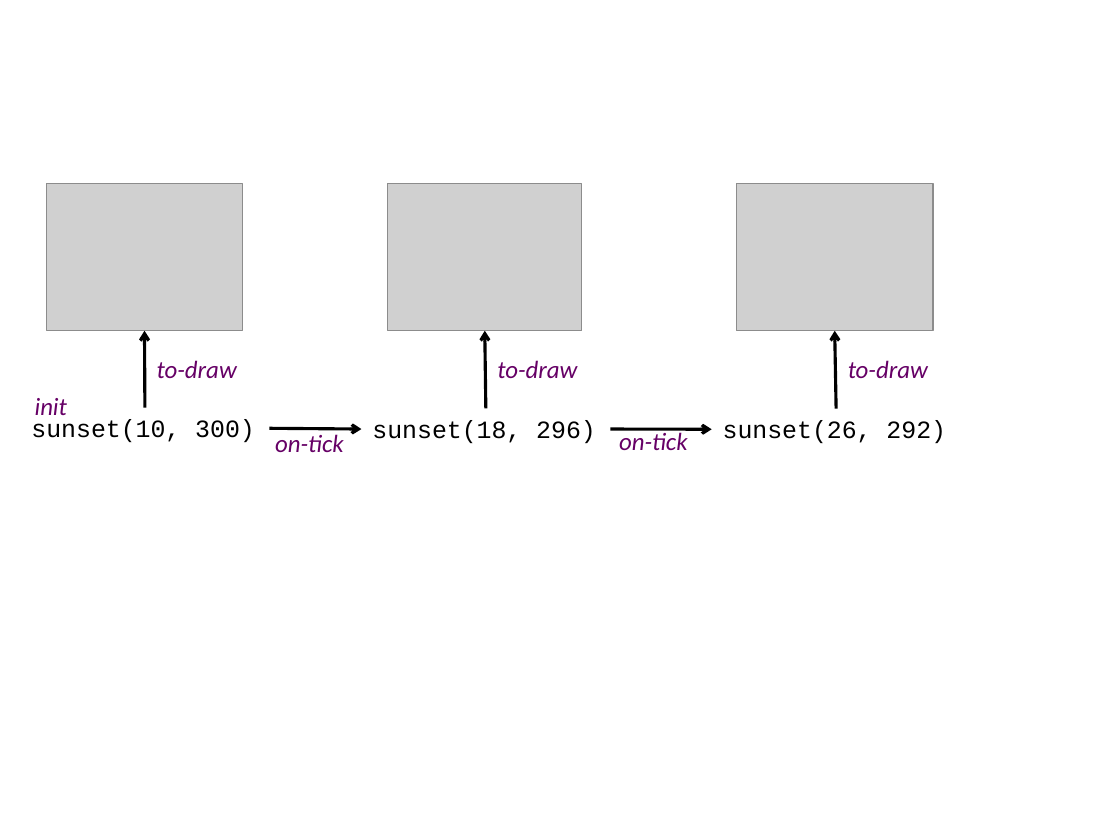
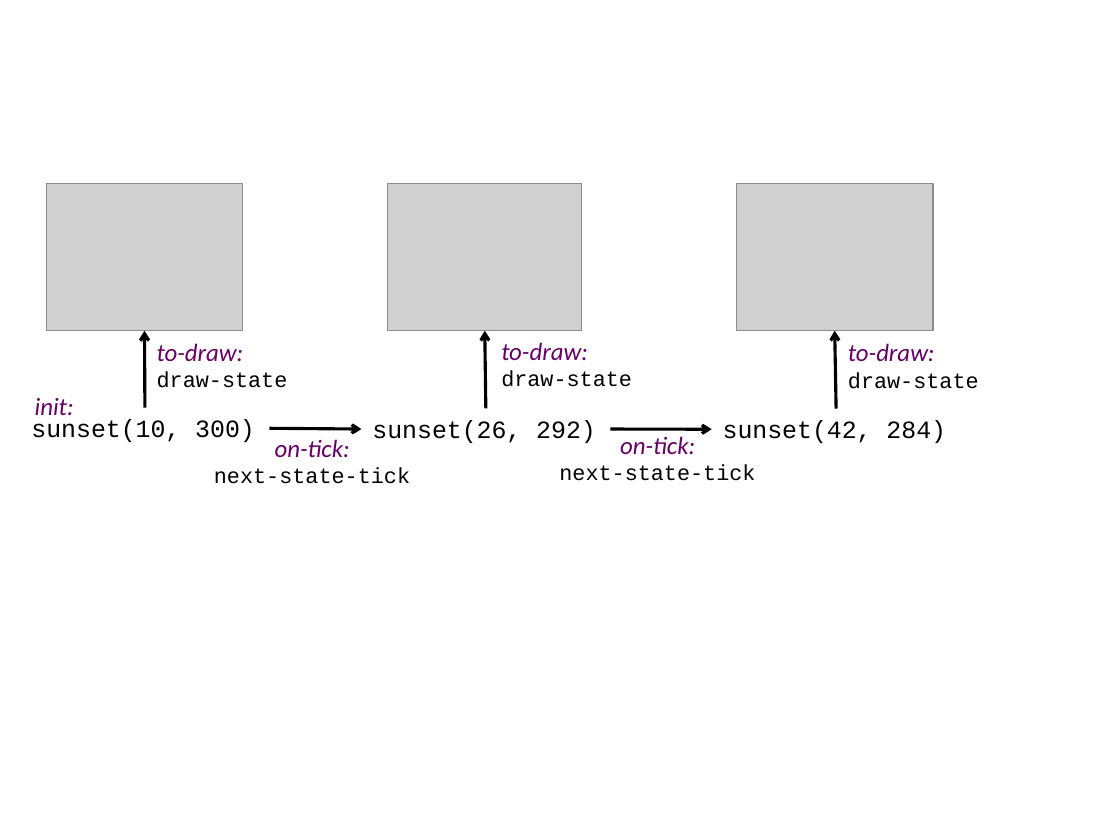
Before and after one commit to bootstrapworld/curr, a slide deck: slide 1 of courses/bs2/units/unit3/world-model-source.pptx. Drawn at 1120x840 pixels with LibreOffice and Linux fonts; fonts in the diff are those of the drawing; grey boxes stand for pictures. Boxes give left, top, right and bottom in pixels: in the first picture for what was removed or moved away, otherwise in the second. Text is boxed around its words. In the diff, an @@ line names an element or a change of style, - is before the commit and + after.

```diff
--- a/courses/bs2/units/unit3/world-model-source.pptx
+++ b/courses/bs2/units/unit3/world-model-source.pptx
@@ text at [157, 343, 288, 388]: text changed; size 16 to 14 pt; font Calibri to Courier New; text colour #660066 to #000000; italic off @@
-to-draw
+to-draw:
+draw-state
@@ text at [501, 342, 632, 387]: text changed; size 16 to 14 pt; font Calibri to Courier New; text colour #660066 to #000000; italic off @@
-to-draw
+to-draw:
+draw-state
@@ text at [848, 343, 979, 389]: text changed; size 16 to 14 pt; font Calibri to Courier New; text colour #660066 to #000000; italic off @@
-to-draw
+to-draw:
+draw-state
@@ text at [35, 398, 74, 415]: text changed @@
-init
+init:
@@ text at [214, 439, 410, 484]: text changed; size 16 to 14 pt; font Calibri to Courier New; text colour #660066 to #000000; italic off @@
-on-tick
+on-tick:
+next-state-tick
@@ text at [372, 420, 596, 443]: text changed @@
-sunset(18, 296)
+sunset(26, 292)
@@ text at [559, 436, 755, 481]: text changed; size 16 to 14 pt; font Calibri to Courier New; text colour #660066 to #000000; italic off @@
-on-tick
+on-tick:
+next-state-tick
@@ text at [723, 420, 946, 443]: text changed @@
-sunset(26, 292)
+sunset(42, 284)
```
Also in this commit, not shown: 1 slide added, 2 other files.
